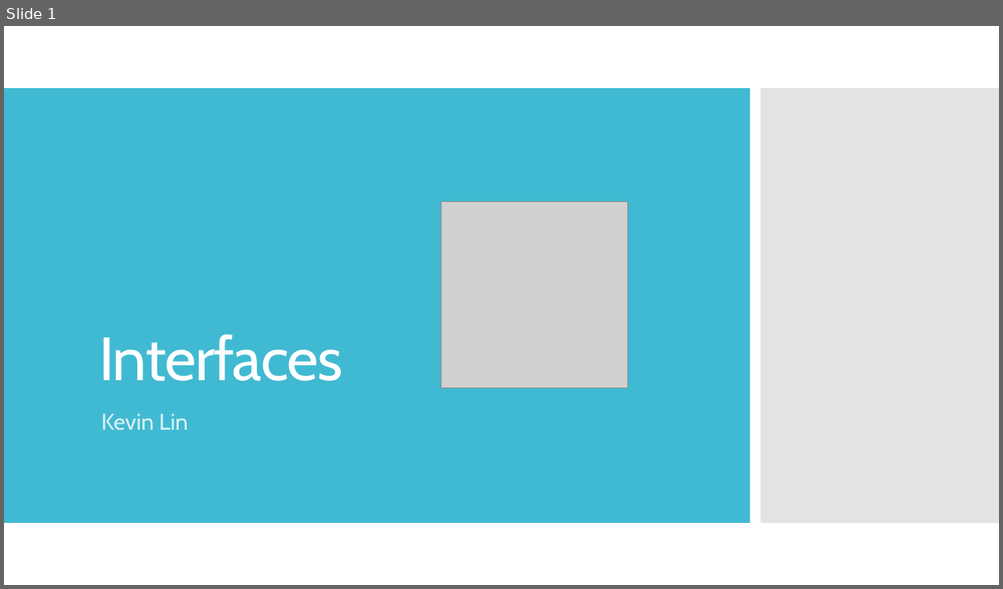
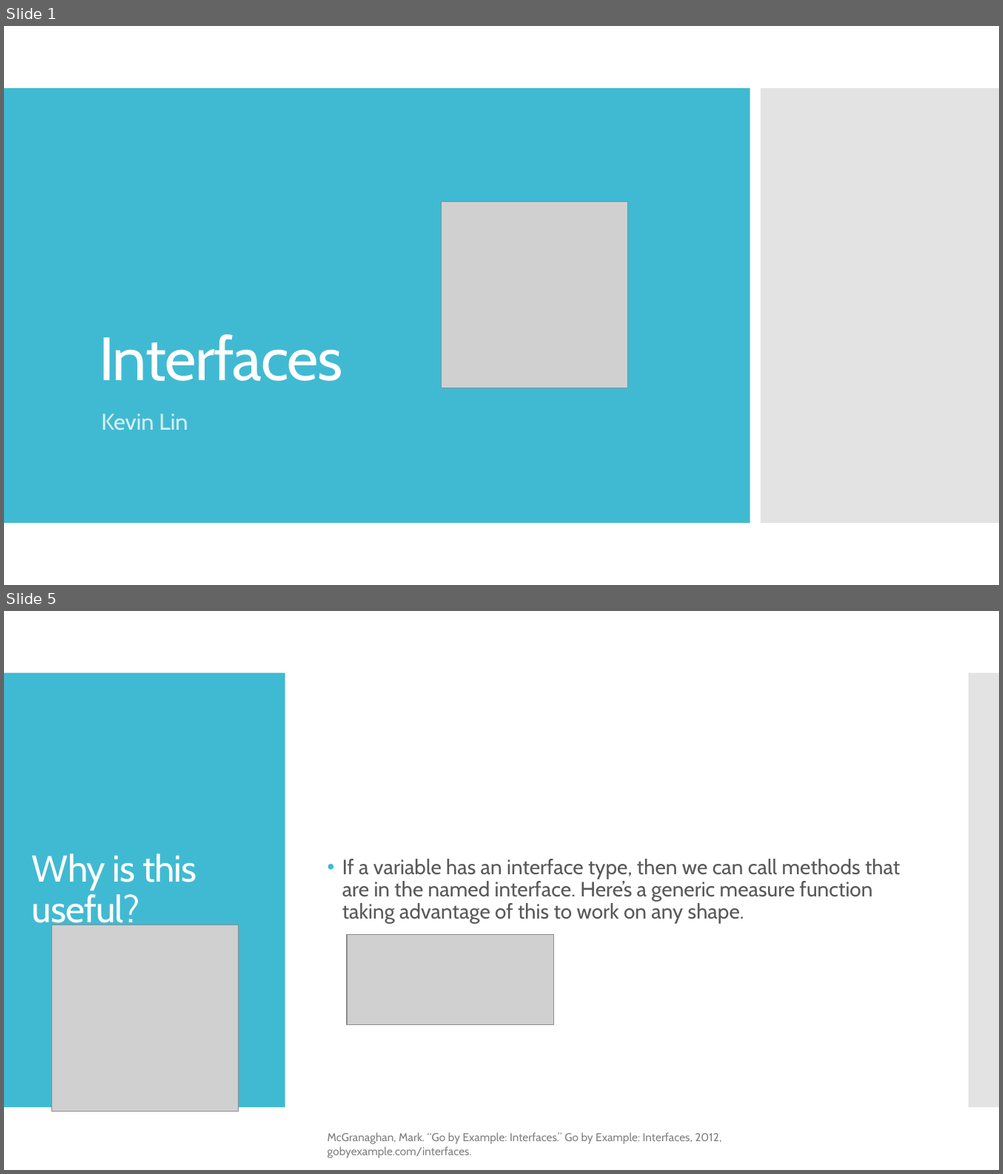
Before and after one commit to kevinlin47/Learn_Go, a slide deck: interfaces/Interfaces.pptx. Shown one above the other, each under a label of ours: slide 1 before the commit, slides 1 and 5 after it; the slides between them are not shown. The pictures are 1003x589 and 1003x1174 pixels, drawn with LibreOffice and Linux fonts; fonts in the diff are those of the drawing; grey boxes stand for pictures. Boxes give left, top, right and bottom in pixels: in the first picture for what was removed or moved away, otherwise in the second. Text is boxed around its words. In the diff, an @@ line names an element or a change of style, - is before the commit and + after.

Commit message:
powerpoint slide updates

```diff
--- a/interfaces/Interfaces.pptx
+++ b/interfaces/Interfaces.pptx
@@ slide 5 added at box(4, 611, 999, 1170), background #FFFFFF @@
@@ rectangle added at box(4, 673, 285, 1108), fill #40BAD2 @@
@@ rectangle added at box(968, 673, 999, 1108), fill #C8C8C8 at 50% opacity @@
@@ title added at box(32, 854, 196, 930), 36 pt, text #FFFFFF @@
+Why is this useful?
@@ text added at box(342, 859, 899, 924), 20 pt, text #595959 @@
+• If a variable has an interface type, then we can call methods that are in the named interface. Here’s a generic measure function taking advantage of this to work on any shape.
@@ picture added at box(52, 925, 239, 1112) @@
@@ picture added at box(347, 935, 553, 1025) @@
@@ text added at box(327, 1133, 721, 1159), 11 pt, text #808080 @@
+McGranaghan, Mark. “Go by Example: Interfaces.” Go by Example: Interfaces, 2012, gobyexample.com/interfaces.
```
Also in this commit, not shown: 3 other slides added, 1 other file.
